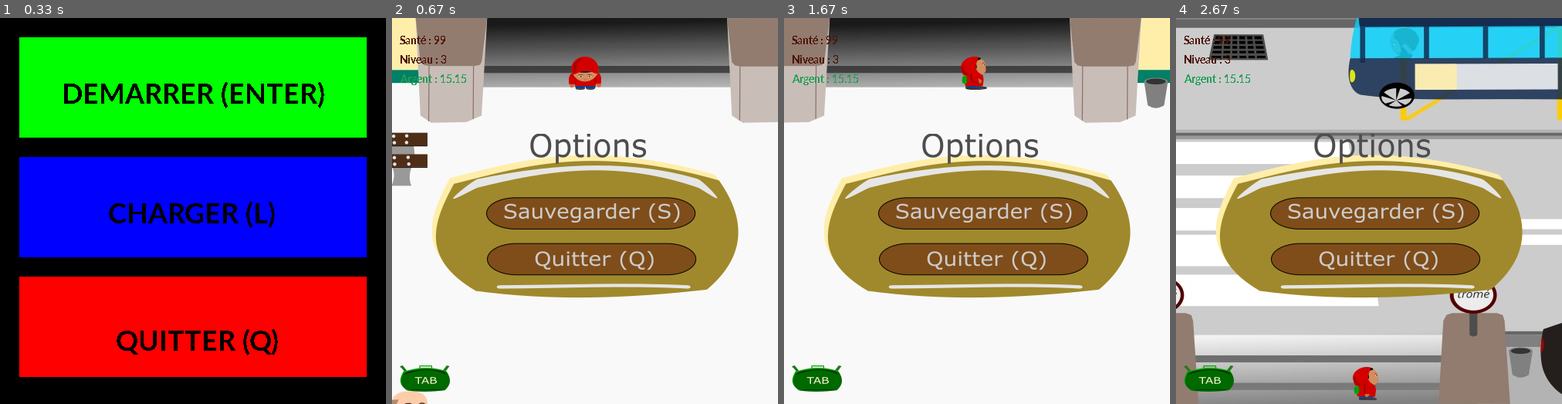
Above: before the commit, frames 1-4 (left to right).
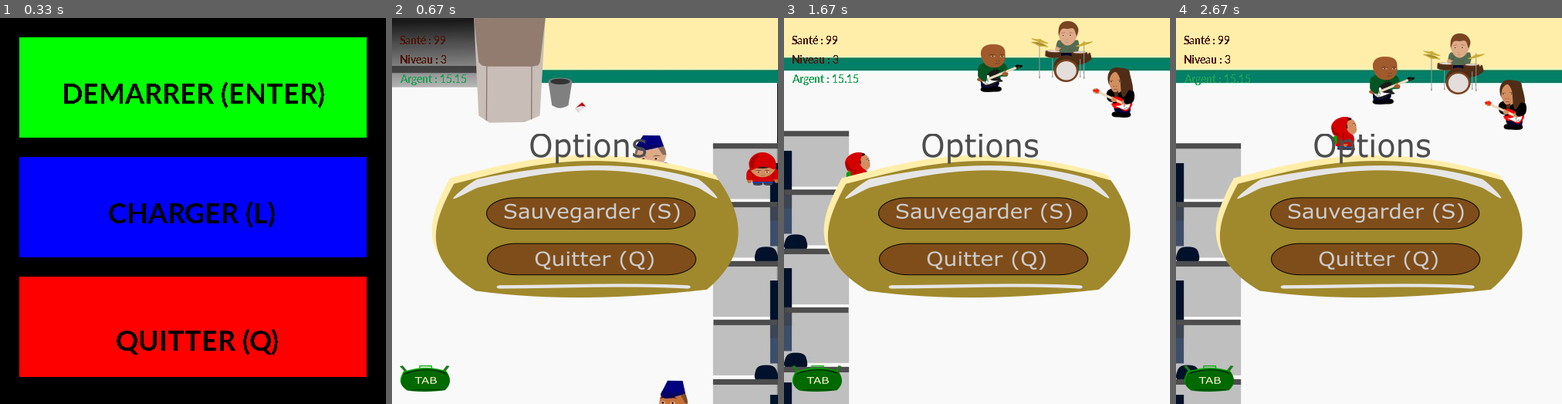
Above: after the commit, the same moments.

Repository: BastienChicot/GusGame
Game: pygame game, started from GusOut.py
Same seed, same stepped clock (60 frames per second), same inputs: the game is played once before the commit and once after it.
Inputs:
- Up to frame 1 (0.33 s): no input
- Up to frame 2 (0.67 s): tap L at 0.33 s
- Up to frame 3 (1.67 s): tap A at 0.67 s; tap Enter at 1 s; hold Right from 1.33 s (still down)
- Up to frame 4 (2.67 s): release Right at 1.8 s; hold Up 1.83-2.13 s; hold Right 2.17-2.63 s

Frame 1 is identical in both runs. In frame 2, 33% of the frame differs, in the area x 0-100%, y 0-100%; in frame 3, 30%; in frame 4, 67%.

Commit message:
level 3 histoire part 1

Diff:
--- a/Story/Fonctions.py
+++ b/Story/Fonctions.py
@@ -143,7 +143,10 @@
         self.Argent_mac = 0
         self.Planing = 0
         self.Papier = 0
+        self.Ticket = 0
         self.Charisme = 0
+        self.Sandwich =0
+        self.Gateau = 0
 
     def update_items(self,tr):
         self.Clopes = tr.clopesEst + tr.clopes_nn + tr.clope_metro
@@ -181,7 +184,7 @@
     def update_items(self,tr):
         self.money = (0.1 + tr.argent_poub + tr.tune_buro + tr.tune_entre + tr.tune_ch +
                       tr.give_money + tr.drug_money + tr.argent_teu + tr.argent_con + tr.ticket_bus +
-                      tr.argent_bonus + tr.argent_ticket_metro)
+                      tr.argent_bonus + tr.argent_ticket_metro + tr.achat_gateau)
 
     def iter_objects(self):
         return (self.__dict__)
--- a/Story/histoire.py
+++ b/Story/histoire.py
@@ -2025,7 +2025,23 @@
                        "me manque un truc"]]
     phrases_random1 =[["J'ai pas réussi à","prendre mon ticket."]]
     phrases_billeterie = [["","C'est cassé !"],["","Tu as acheté un","ticket de métro"],["","Tu en as déjà un"]]
-    #OBJETS NIVEAU
+
+    #LVL 3 E
+    phrases_bassist = [["Notre batteur a perdu","son rythme. Tu peux","nous aider?"]]
+
+    phrases_batteur = [["Et 1, et 2","et ... 3 je crois","et 1, 2, 3","...","C'est quoi la suite ? "]]
+
+    phrases_guitar = [["Wow! C'est dur de jouer","sans rythme."]]
+
+    phrases_fraudeur = [["J'aime beaucoup cette","station de métro."]]
+
+    #LVL 3 SE
+    phrases_clodo = [["Mon carton"," commence à se faire","vieux..."]]
+
+    phrases_depressif = [["Ohlala ça va pas","mais alors pas du ","tout..."]]
+
+    machine_1 = [["Elle est cassée!"]]
+    #OBJETS NIVEA
     #INTERACTIONS
     #ITEMS
 
@@ -2133,6 +2149,28 @@
                     if 235+screen_x < x < 668+screen_x and 570+screen_y < y < 633+screen_y and Gus.level == 3.1:
                         tr.press_billeterie = 0
 
+                ##EST
+                    if interact and Gus.level == 3.2:
+                        tr.press_batteur = 0
+                    if interact_bass and Gus.level == 3.2:
+                        tr.press_bassist = 0
+                    if interact_guit and Gus.level == 3.2:
+                        tr.press_guitar = 0
+                    if 312+screen_x < x < 365+screen_x and 530+screen_y < y < 590+screen_y and Gus.level == 3.2:
+                        tr.press_fraudeur = 0
+
+                    if 695+screen_x < x < 725+screen_x and 80+screen_y < y < 100+screen_y and Gus.level == 3.2:
+                        tr.press_trash3 += 1
+
+                ##SUD EST
+                    if 33+screen_x < x < 210+screen_x and 13+screen_y < y < 100+screen_y and Gus.level == 3.3:
+                        tr.press_clodo = 0
+                    if 134+screen_x < x < 195+screen_x and 380+screen_y < y < 412+screen_y and Gus.level == 3.3:
+                        tr.depressif = 0
+                    if 590+screen_x < x < 690+screen_x and 75+screen_y < y < 109+screen_y and Gus.level == 3.3:
+                        tr.press_machine1 = 0
+
+
                 elif event.key != pygame.K_a:
 
                     action.click = False
@@ -2150,6 +2188,17 @@
                         tr.give_mac = True
                     if 826+screen_x < x < 907+screen_x and 522+screen_y < y < 576+screen_y and Gus.level == 3 and sac.Argent_mac == 0 and tr.press_mac == 1 and sac.Planing == 0:
                         tr.take_plan = True
+
+                    if 235+screen_x < x < 668+screen_x and 570+screen_y < y < 633+screen_y and Gus.level == 3.1 and sac.Papier > 0:
+                        tr.repair_distri = True
+
+                    if 235+screen_x < x < 668+screen_x and 570+screen_y < y < 633+screen_y and Gus.level == 3.1 and tr.repair_distri == True and sac.Papier == 0:
+                        sac.Ticket = 1
+                        tr.achat_ticket = True
+                        tr.argent_ticket_metro = -2
+
+                    if 700+screen_x < x < 800+screen_x and 80+screen_y < y < 125+screen_y and Gus.level == 3.3 :
+                        tr.press_machine2 += 1
 
 
                 elif event.key != pygame.K_RETURN:
@@ -2471,6 +2520,12 @@
             sac.Planing = 1
         if tr.press_contr2 != -1:
             tr.talk_contr2 = True
+        if tr.repair_distri == True:
+            sac.Papier = 0
+
+        if tr.press_machine2 != 0:
+            sac.Gateau = tr.press_machine2
+            tr.achat_gateau = (tr.press_machine2)* - 2
 
         ##NORD
         if interact and Gus.level == 3:
@@ -2529,8 +2584,64 @@
             tr.press_trash_metro2 = zone_interaction(screen,"Fouiller la poubelle (A)",action,tr.press_trash_metro2,"du papier à ticket!")
             sac.Papier = 10
 
-        elif 235+screen_x < x < 668+screen_x and 570+screen_y < y < 633+screen_y and Gus.level == 3.1:
+        elif 235+screen_x < x < 668+screen_x and 570+screen_y < y < 633+screen_y and Gus.level == 3.1 and tr.repair_distri == False:
             zone_dialogue(screen,"Acheter un ticket (A)",action,phrases_billeterie[tr.press_billeterie],tr.press_billeterie,5)
+
+            if sac.Papier > 0 :
+                textsurface = myfont.render("Réparer la machine", False, (0, 0, 0))
+                textsurface2 = myfont.render("ENTER", False, (0, 0, 0))
+                screen.blit(textsurface,(x,y-60))
+                screen.blit(textsurface2,(x+35,y-40))
+
+        elif 235+screen_x < x < 668+screen_x and 570+screen_y < y < 633+screen_y and Gus.level == 3.1 and tr.repair_distri == True:
+            if tr.achat_ticket == False:
+                textsurface = myfont.render("Acheter un ticket", False, (0, 0, 0))
+                textsurface2 = myfont.render("ENTER", False, (0, 0, 0))
+                screen.blit(textsurface,(x,y-60))
+                screen.blit(textsurface2,(x+35,y-40))
+            if tr.achat_ticket == True:
+                textsurface = myfont.render("Tu as ton ticket", False, (0, 0, 0))
+                screen.blit(textsurface,(x,y-60))
+        ##EST
+        elif interact and Gus.level == 3.2:
+            zone_dialogue(screen,"Parler au batteur (A)",action,phrases_batteur[tr.press_batteur],tr.press_batteur,5)
+
+        elif interact_bass and Gus.level == 3.2:
+            zone_dialogue(screen,"Parler au bassiste (A)",action,phrases_bassist[tr.press_bassist],tr.press_bassist,5)
+
+        elif interact_guit and Gus.level == 3.2:
+            zone_dialogue(screen,"Parler au guitariste (A)",action,phrases_guitar[tr.press_guitar],tr.press_guitar,5)
+
+        elif 312+screen_x < x < 365+screen_x and 530+screen_y < y < 590+screen_y and Gus.level == 3.2:
+            zone_dialogue(screen,"Parler au monsieur (A)",action,phrases_fraudeur[tr.press_fraudeur],tr.press_fraudeur,5)
+
+        elif 695+screen_x < x < 725+screen_x and 80+screen_y < y < 100+screen_y and Gus.level == 3.2:
+            tr.press_trash3 = zone_interaction(screen,"Fouiller la poubelle (A)",action,tr.press_trash3,"vieux sandwich!")
+            sac.Sandwich = 1
+
+        ##SUD EST
+        elif 33+screen_x < x < 210+screen_x and 13+screen_y < y < 100+screen_y and Gus.level == 3.3:
+            zone_dialogue(screen,"Parler au clodo (A)",action,phrases_clodo[tr.press_clodo],tr.press_clodo,5)
+
+        elif 134+screen_x < x < 195+screen_x and 380+screen_y < y < 412+screen_y and Gus.level == 3.3:
+            zone_dialogue(screen,"Parler au monsieur (A)",action,phrases_depressif[tr.depressif],tr.depressif,5)
+
+        elif 590+screen_x < x < 690+screen_x and 75+screen_y < y < 109+screen_y and Gus.level == 3.3:
+            zone_dialogue(screen,"Acheter un truc (A)",action,machine_1[tr.press_machine1],tr.press_machine1,5)
+
+        elif 700+screen_x < x < 800+screen_x and 80+screen_y < y < 125+screen_y and Gus.level == 3.3 :
+            textsurface = myfont.render("Acheter un truc", False, (110, 110, 110))
+            textsurface2 = myfont.render("       ENTER.", False, (110, 110, 110))
+            screen.blit(fond_text,(260,380))
+            screen.blit(textsurface,(280,400))
+            screen.blit(textsurface2,(280,420))
+
+        elif 216+screen_x < x < 400+screen_x and 0+screen_y < y < 50+screen_y and Gus.level == 3.3 :
+            textsurface = myfont.render("C'est le plan de", False, (110, 110, 110))
+            textsurface2 = myfont.render("la ville.", False, (110, 110, 110))
+            screen.blit(fond_text,(260,380))
+            screen.blit(textsurface,(280,400))
+            screen.blit(textsurface2,(280,420))
 
         if screen_x >= 0 and rel_x > 0:
             screen_x = 0
--- a/Story/trigger.py
+++ b/Story/trigger.py
@@ -150,6 +150,16 @@
         self.press_contr2 = -1
         self.press_random_ticket = -1
 
+        self.press_batteur = -1
+        self.press_bassist = -1
+        self.press_guitar = -1
+        self.press_fraudeur = -1
+
+        self.press_clodo = -1
+        self.press_machine1 = -1
+        self.press_machine2 = 0
+        self.depressif = -1
+
         ## OBJETS
         self.press_trash = -1
         self.press_trash2 = -1
@@ -163,6 +173,9 @@
         self.argent_ticket_metro = 0
         self.clope_metro = 0
 
+        self.press_trash3 = -1
+
+        self.achat_gateau = 0
         #INTERACT LVL 3
         self.give_condom = False
         self.give_mac = False
Binary file changed: Story/saves/Gus.pkl
Binary file changed: Story/saves/Sac.pkl
Binary file changed: Story/saves/Trigger.pkl
